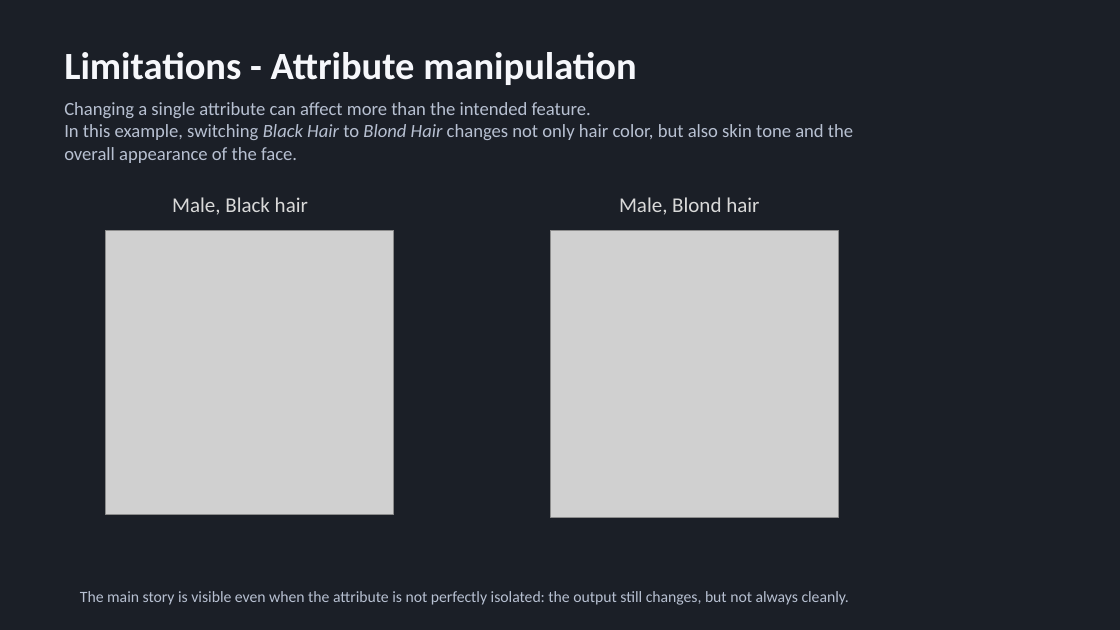
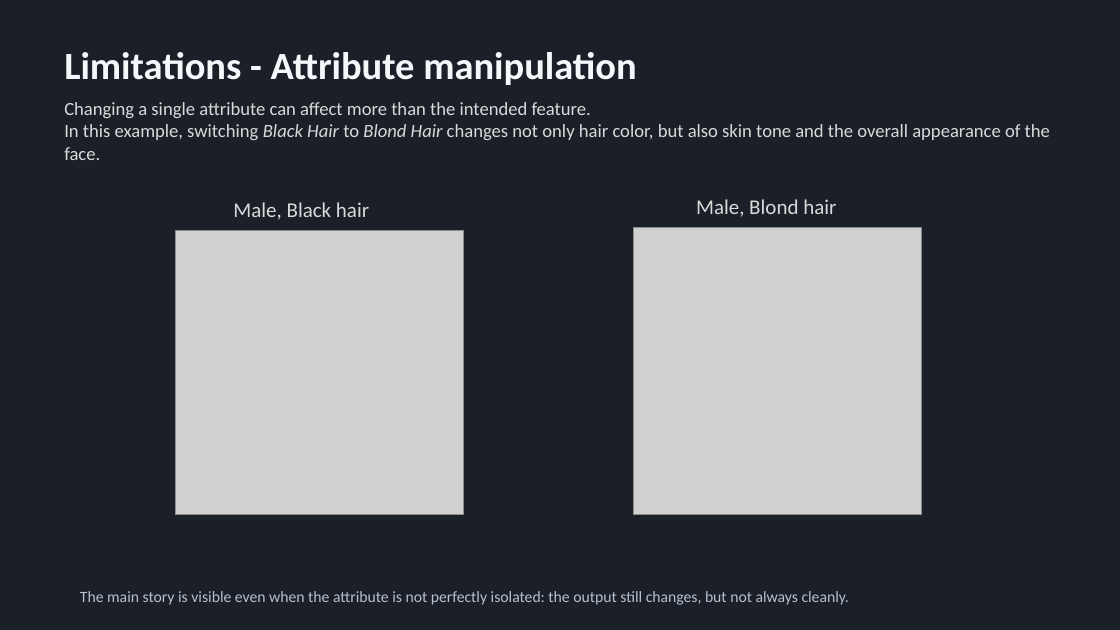
Before and after one commit to Waszka20/DL-Conditional-Face-Generation, a slide deck: slide 8 of presentation.pptx. Drawn at 1120x630 pixels with LibreOffice and Linux fonts; fonts in the diff are those of the drawing; grey boxes stand for pictures. Boxes give left, top, right and bottom in pixels: in the first picture for what was removed or moved away, otherwise in the second. Text is boxed around its words. In the diff, an @@ line names an element or a change of style, - is before the commit and + after.

```diff
--- a/presentation.pptx
+++ b/presentation.pptx
@@ text "Changing a single attribute can ..." at (x1=64, y1=102, x2=1050, y2=160): text colour #B7C0D1 to #D9D9D9 @@
@@ text "Male, Black hair" moved from (x1=172, y1=197, x2=308, y2=215) to (x1=233, y1=202, x2=369, y2=220) @@
@@ text "Male, Blond hair" moved from (x1=619, y1=197, x2=759, y2=215) to (x1=696, y1=199, x2=836, y2=217) @@
@@ picture moved from (x1=106, y1=230, x2=394, y2=515) to (x1=176, y1=230, x2=464, y2=515) @@
@@ picture moved from (x1=550, y1=230, x2=839, y2=518) to (x1=634, y1=228, x2=923, y2=515) @@
```
Also in this commit, not shown: 4 other slides changed, 2 slides added, 2 slides removed, 1 other file.
